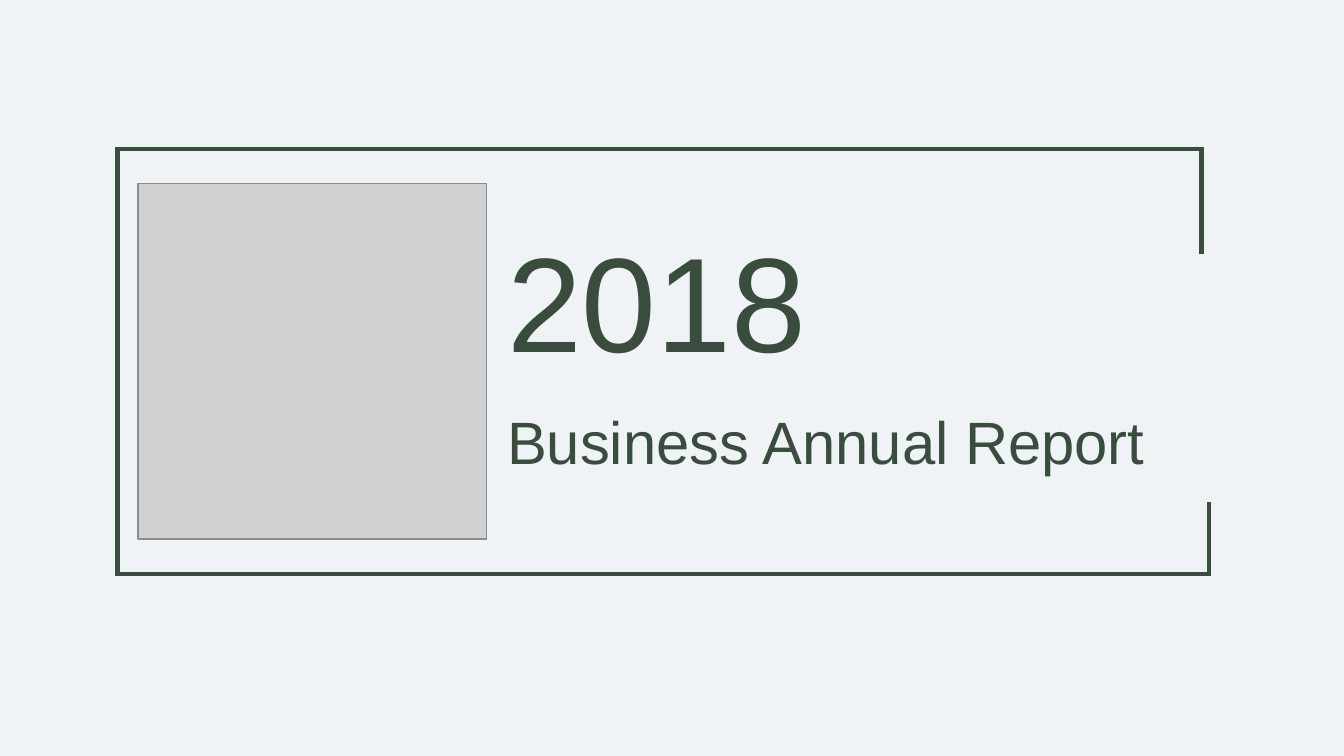
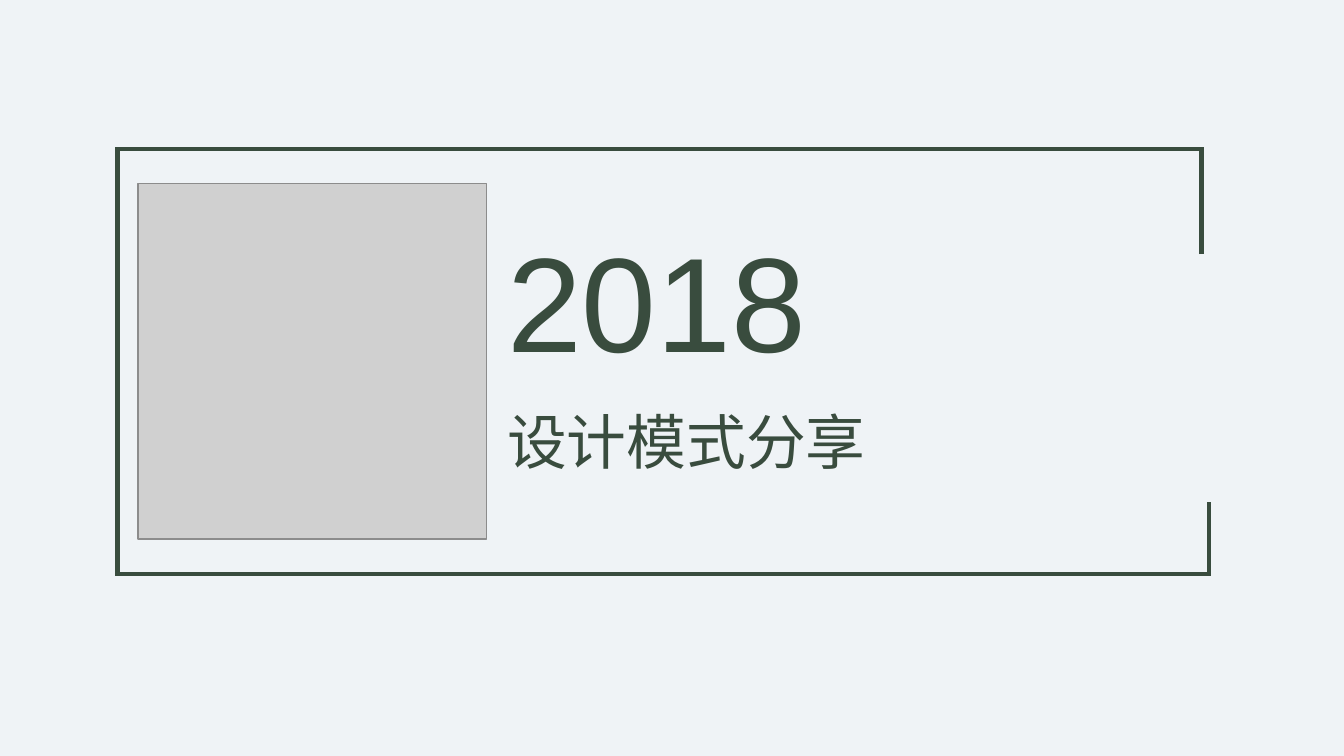
Before and after one commit to HTML-Worker/Design_Pattern_Sharing, a slide deck: slide 1 of doc/设计模式.pptx. Drawn at 1344x756 pixels with LibreOffice and Linux fonts; fonts in the diff are those of the drawing; grey boxes stand for pictures. Boxes give left, top, right and bottom in pixels: in the first picture for what was removed or moved away, otherwise in the second. Text is boxed around its words. In the diff, an @@ line names an element or a change of style, - is before the commit and + after.

Commit message:
完成设计模式分享ppt初稿

```diff
--- a/doc/设计模式.pptx
+++ b/doc/设计模式.pptx
@@ text at (507,413,865,469): text changed @@
-Business Annual Report
+设计模式分享
```
Also in this commit, not shown: 6 other slides changed, 16 slides added, 13 slides removed, 1 other file.
